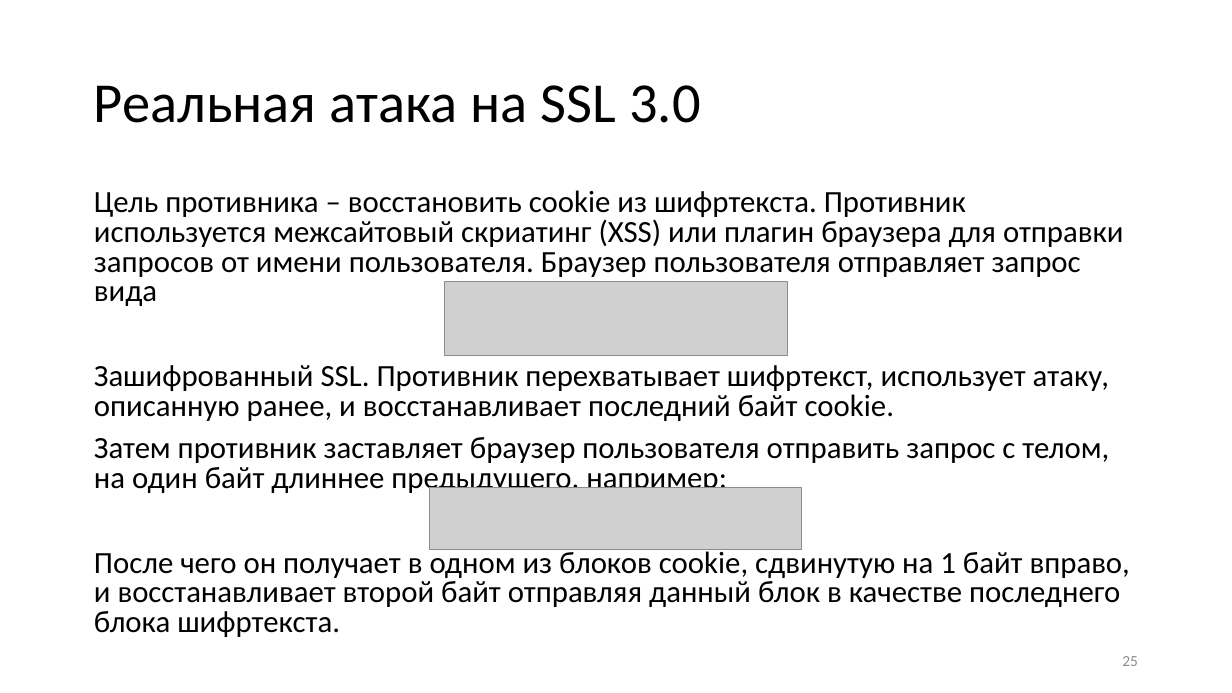
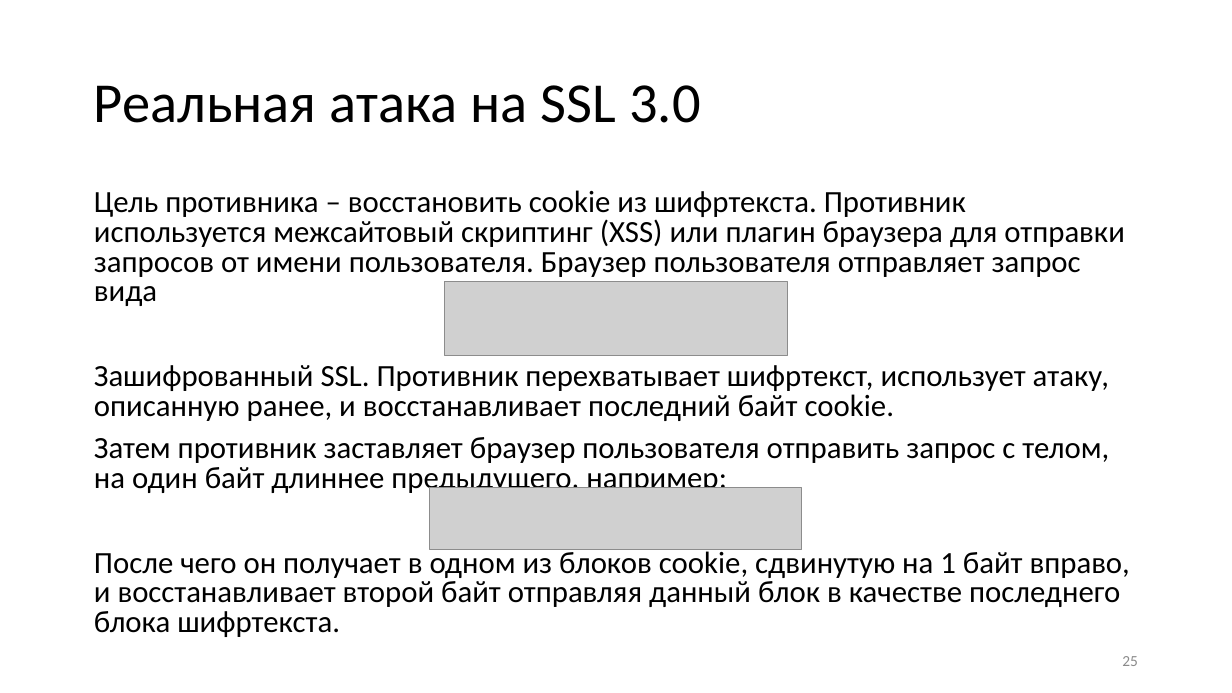
Before and after one commit to CryptoCourse/CryptoLectures, a slide deck: slide 25 of Lectures/Lecture13.pptx. Drawn at 1232x693 pixels with LibreOffice and Linux fonts; fonts in the diff are those of the drawing; grey boxes stand for pictures. Boxes give left, top, right and bottom in pixels: in the first picture for what was removed or moved away, otherwise in the second. Text is boxed around its words. In the diff, an @@ line names an element or a change of style, - is before the commit and + after.

```diff
--- a/Lectures/Lecture13.pptx
+++ b/Lectures/Lecture13.pptx
@@ text at <box>94,190,1125,306</box>: text changed @@
-Цель противника – восстановить cookie из шифртекста. Противник используется межсайтовый скриатинг (XSS) или плагин браузера для отправки запросов от имени пользователя. Браузер пользователя отправляет запрос вида
+Цель противника – восстановить cookie из шифртекста. Противник используется межсайтовый скриптинг (XSS) или плагин браузера для отправки запросов от имени пользователя. Браузер пользователя отправляет запрос вида
```
Also in this commit, not shown: 2 other slides changed, 3 other files.
